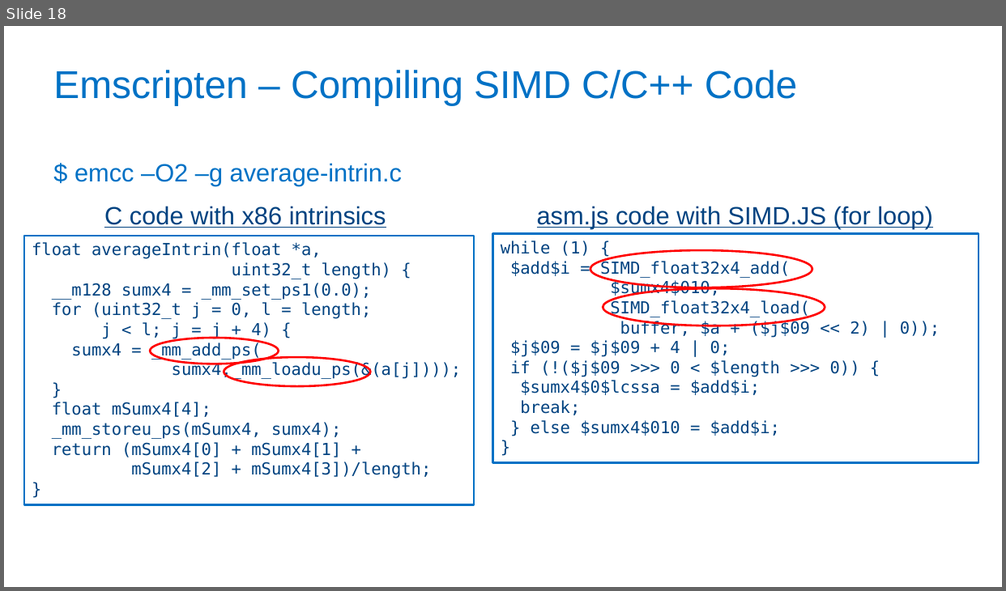
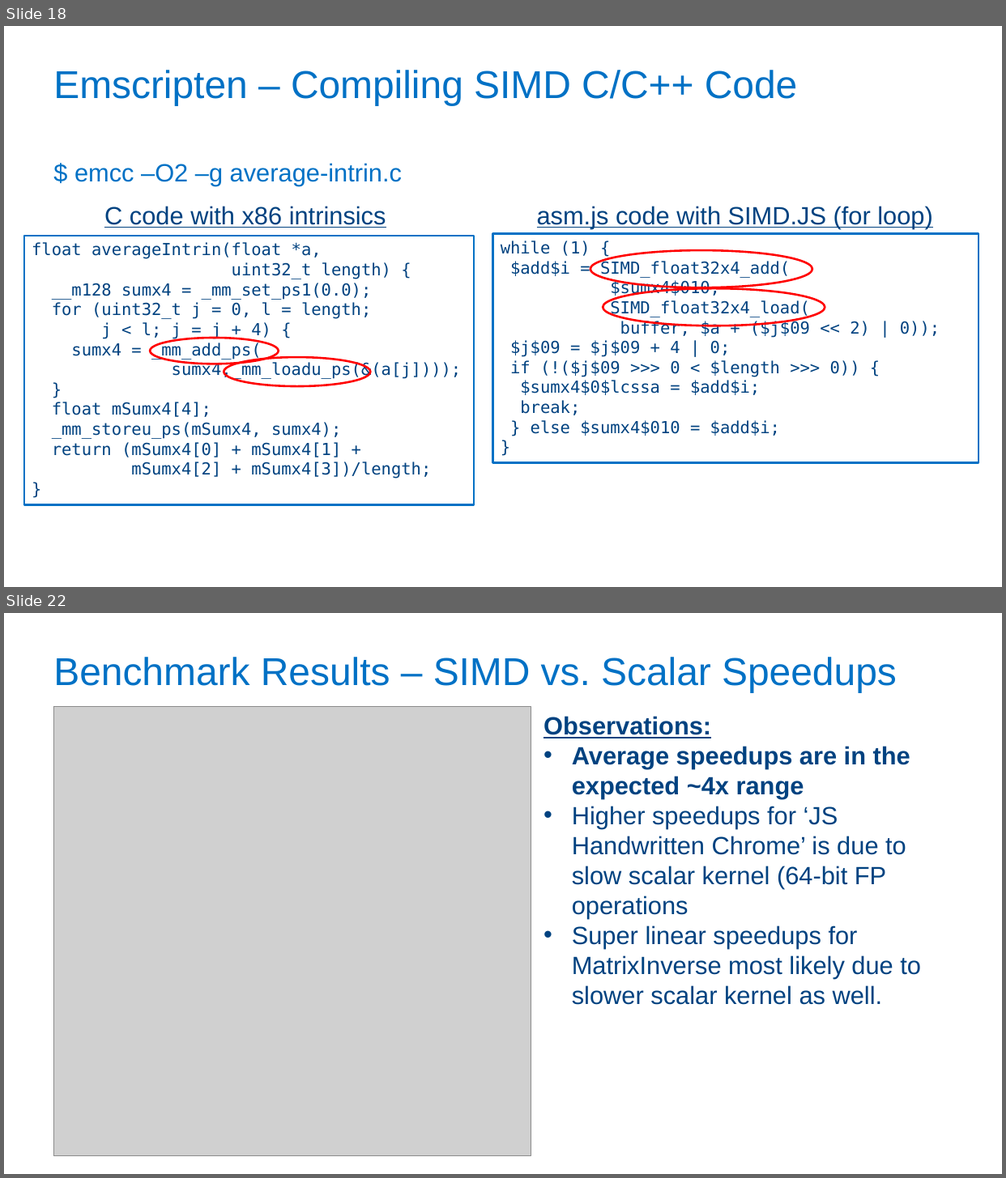
Before and after one commit to PeterJensen/wpmvp2015, a slide deck: simdjs-presentation.pptx. Shown one above the other, each under a label of ours: slide 18 before the commit, slides 18 and 22 after it; the slides between them are not shown. The pictures are 1006x591 and 1006x1178 pixels, drawn with LibreOffice and Linux fonts; fonts in the diff are those of the drawing; grey boxes stand for pictures; background and template pictures are left out. Boxes give left, top, right and bottom in pixels: in the first picture for what was removed or moved away, otherwise in the second. Text is boxed around its words. In the diff, an @@ line names an element or a change of style, - is before the commit and + after.

```diff
--- a/simdjs-presentation.pptx
+++ b/simdjs-presentation.pptx
@@ slide 22 added at (x1=4, y1=613, x2=1002, y2=1174), background #FFFFFF @@
@@ title added at (x1=53, y1=657, x2=897, y2=693), 37.3 pt, text #0071C5 @@
+Benchmark Results – SIMD vs. Scalar Speedups
@@ picture added at (x1=53, y1=707, x2=530, y2=1157) @@
@@ text added at (x1=543, y1=716, x2=921, y2=1005), 24 pt, text #004280 @@
+Observations:
+• Average speedups are in the expected ~4x range
+• Higher speedups for ‘JS Handwritten Chrome’ is due to slow scalar kernel (64-bit FP operations
+• Super linear speedups for MatrixInverse most likely due to slower scalar kernel as well.
```
Also in this commit, not shown: 5 slides changed, 7 other slides added, 1 other file.
